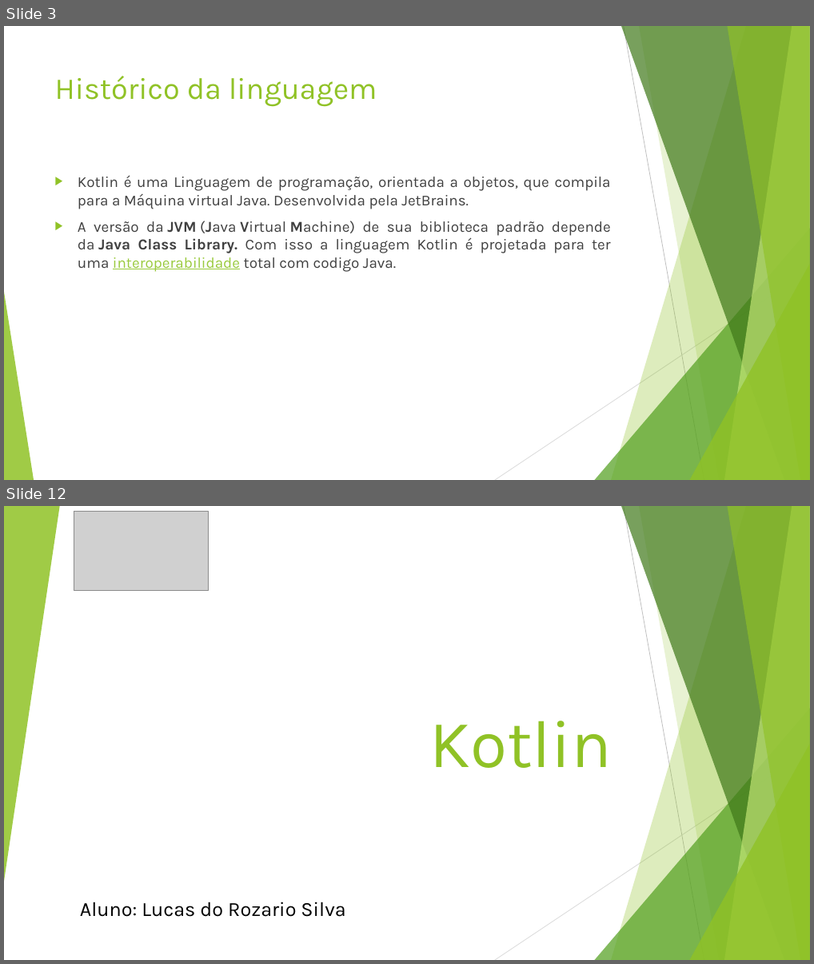
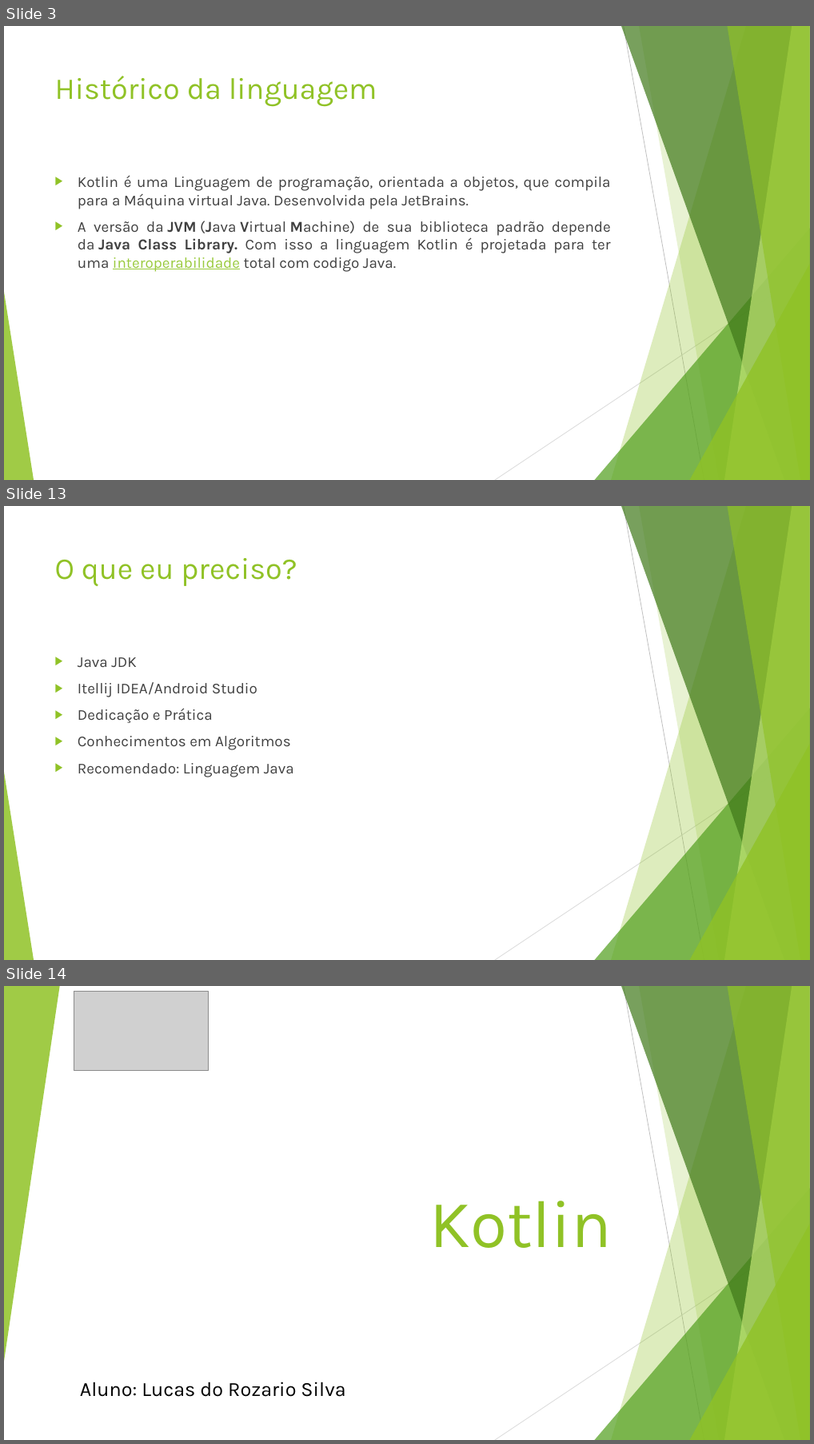
Before and after one commit to lucasrozario98/Kotlin, a slide deck: Kotlin.pptx. Shown one above the other, each under a label of ours: slides 3 and 12 before the commit, slides 3, 13 and 14 after it; the slides between them are not shown. The pictures are 814x964 and 814x1444 pixels, drawn with LibreOffice and Linux fonts; fonts in the diff are those of the drawing; grey boxes stand for pictures. Boxes give left, top, right and bottom in pixels: in the first picture for what was removed or moved away, otherwise in the second. Text is boxed around its words. In the diff, an @@ line names an element or a change of style, - is before the commit and + after.

```diff
--- a/Kotlin.pptx
+++ b/Kotlin.pptx
@@ slide 13 added at (x1=4, y1=506, x2=810, y2=960), background #FFFFFF; not listed: 10 template elements that a slide beside it also shows @@
@@ title added at (x1=55, y1=558, x2=297, y2=586), 36 pt, text #90C226 @@
+O que eu preciso?
@@ text added at (x1=78, y1=657, x2=294, y2=777), 18 pt, text #404040 @@
+▶ Java JDK
+▶ Itellij IDEA/Android Studio
+▶ Dedicação e Prática
+▶ Conhecimentos em Algoritmos
+▶ Recomendado: Linguagem Java
@@ what was slide 12 is now slide 14 @@
```
Also in this commit, not shown: 6 slides changed, 2 other slides added, 1 slide removed, 7 other files.
